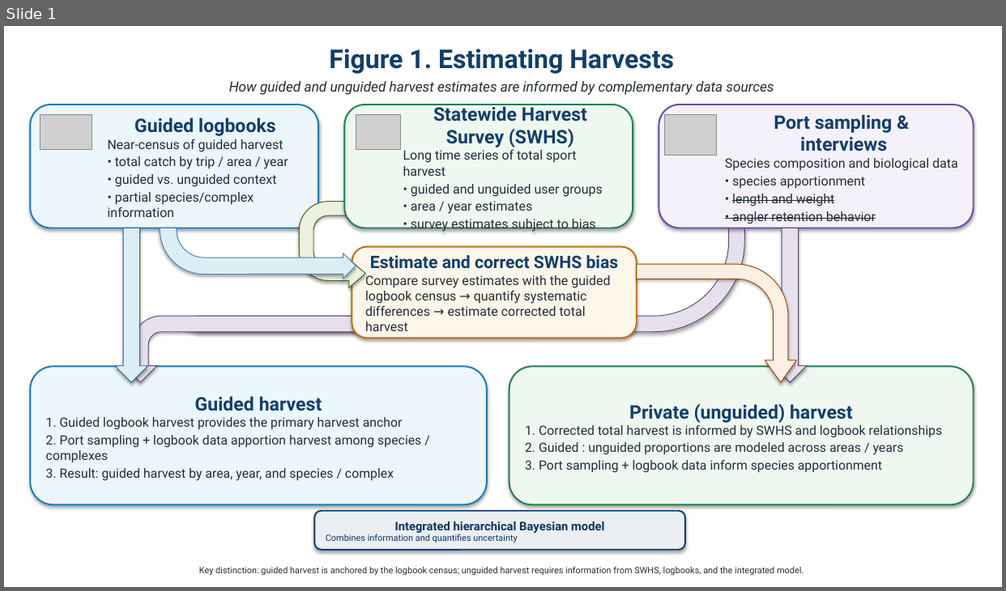
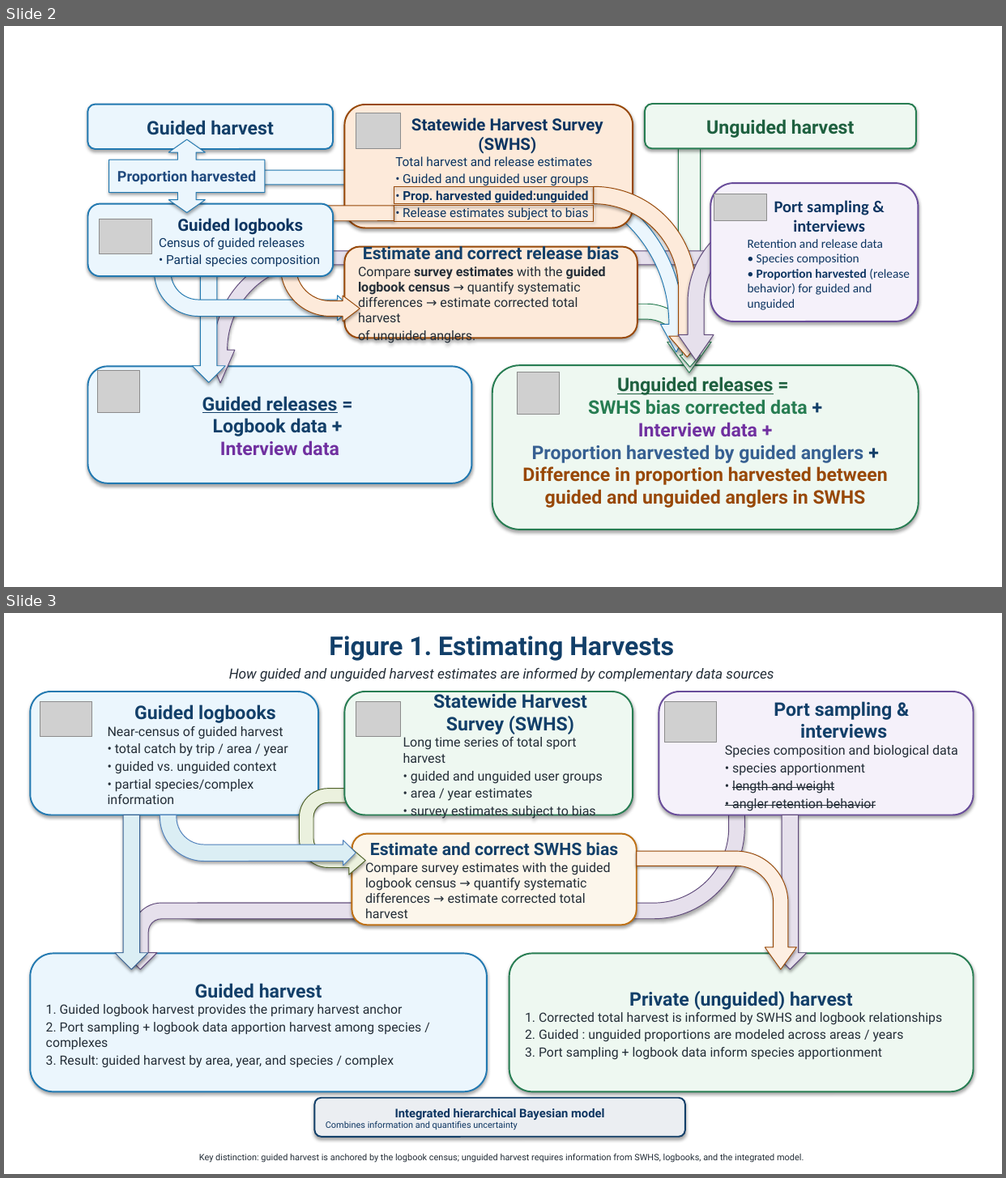
Before and after one commit to ADFG-DSF/RockfishSportMort, a slide deck: markdown/methods_flowcharts.pptx. Shown one above the other, each under a label of ours: slide 1 before the commit, slides 2 and 3 after it. The pictures are 1006x591 and 1006x1178 pixels, drawn with LibreOffice and Linux fonts; fonts in the diff are those of the drawing; grey boxes stand for pictures. Boxes give left, top, right and bottom in pixels: in the first picture for what was removed or moved away, otherwise in the second. Text is boxed around its words. In the diff, an @@ line names an element or a change of style, - is before the commit and + after.

```diff
--- a/markdown/methods_flowcharts.pptx
+++ b/markdown/methods_flowcharts.pptx
@@ slide 2 added at (x1=4, y1=26, x2=1002, y2=587), background #FFFFFF @@
@@ rounded rectangle added at (x1=88, y1=105, x2=334, y2=149), fill #EBF6FD, outline #2279B1 1.5 pt, 18 pt, text #123F69, bold @@
+Guided harvest
@@ rounded rectangle added at (x1=345, y1=105, x2=633, y2=228), fill #FDEADA, outline #984807 1.5 pt, 12 pt, text #0D3561 @@
+Statewide Harvest Survey (SWHS)
+Total harvest and release estimates
+• Guided and unguided user groups
+• Prop. harvested guided:unguided
+• Release estimates subject to bias
@@ picture added at (x1=356, y1=113, x2=401, y2=149) @@
@@ rounded rectangle added at (x1=645, y1=104, x2=916, y2=149), fill #EEF8F1, outline #277D52 1.5 pt, 18 pt, text #1E603F, bold @@
+Unguided harvest
@@ left right arrow callout added at (x1=109, y1=139, x2=266, y2=213), fill #EBF6FD, outline #2279B1 0.75 pt, 14 pt, text #1F497D, bold @@
+Proportion harvested
@@ down arrow added at (x1=667, y1=147, x2=711, y2=373), fill #EEF8F1, outline #277D52 0.75 pt @@
@@ bent arrow added at (x1=121, y1=170, x2=692, y2=352), fill #EBF6FD, outline #2279B1 0.75 pt @@
@@ rectangle added at (x1=394, y1=187, x2=594, y2=204), outline #984807 0.75 pt @@
@@ bent arrow added at (x1=594, y1=186, x2=705, y2=357), fill #FDEADA, outline #984807 0.75 pt @@
@@ rounded rectangle added at (x1=710, y1=183, x2=918, y2=322), fill #F5F1FA, outline #694C9A 1.5 pt, 12 pt, text #0D3561 @@
+Port sampling & interviews
+Retention and release data
+• Species composition
+• Proportion harvested (release behavior) for guided and unguided
@@ picture added at (x1=714, y1=194, x2=767, y2=221) @@
@@ rounded rectangle added at (x1=88, y1=204, x2=334, y2=277), fill #EBF6FD, outline #2279B1 1.5 pt, 12 pt, text #0D3561 @@
+Guided logbooks
+Census of guided releases
+• Partial species composition
@@ picture added at (x1=100, y1=219, x2=152, y2=254) @@
@@ uturn arrow added at (x1=281, y1=206, x2=394, y2=322), fill #FDEADA, outline #984807 0.75 pt @@
@@ rectangle added at (x1=394, y1=206, x2=594, y2=221), outline #984807 0.75 pt @@
@@ bent arrow added at (x1=678, y1=212, x2=781, y2=361), fill #E6E0EC, outline #604A7B 0.75 pt @@
@@ down arrow added at (x1=192, y1=228, x2=225, y2=383), fill #EBF6FD, outline #2279B1 0.75 pt @@
@@ bent arrow added at (x1=206, y1=251, x2=869, y2=383), fill #E6E0EC, outline #604A7B 0.75 pt @@
@@ rounded rectangle added at (x1=345, y1=247, x2=637, y2=338), fill #FDEADA, outline #984807 1.5 pt, 12.5 pt, text #232D37 @@
+Estimate and correct release bias
+Compare survey estimates with the guided logbook census → quantify systematic differences → estimate corrected total harvest
+of unguided anglers.
@@ bent arrow added at (x1=155, y1=270, x2=351, y2=321), fill #EBF6FD, outline #2279B1 0.75 pt @@
@@ bent arrow added at (x1=629, y1=305, x2=701, y2=367), fill #EEF8F1, outline #277D52 0.75 pt @@
@@ rounded rectangle added at (x1=88, y1=367, x2=472, y2=484), fill #EBF6FD, outline #2279B1 1.5 pt, 18 pt, text #123F69, bold @@
+Guided releases =
+Logbook data +
+Interview data
@@ picture added at (x1=98, y1=371, x2=139, y2=413) @@
@@ rounded rectangle added at (x1=492, y1=366, x2=918, y2=530), fill #EEF8F1, outline #277D52 1.5 pt, 18 pt, text #984807, bold @@
+Unguided releases =
+SWHS bias corrected data +
+Interview data +
+Proportion harvested by guided anglers +
+Difference in proportion harvested between guided and unguided anglers in SWHS
@@ picture added at (x1=518, y1=372, x2=560, y2=414) @@
@@ what was slide 1 is now slide 3 @@
```
Also in this commit, not shown: 2 slides changed, 1 other slide added, 10 other files.
